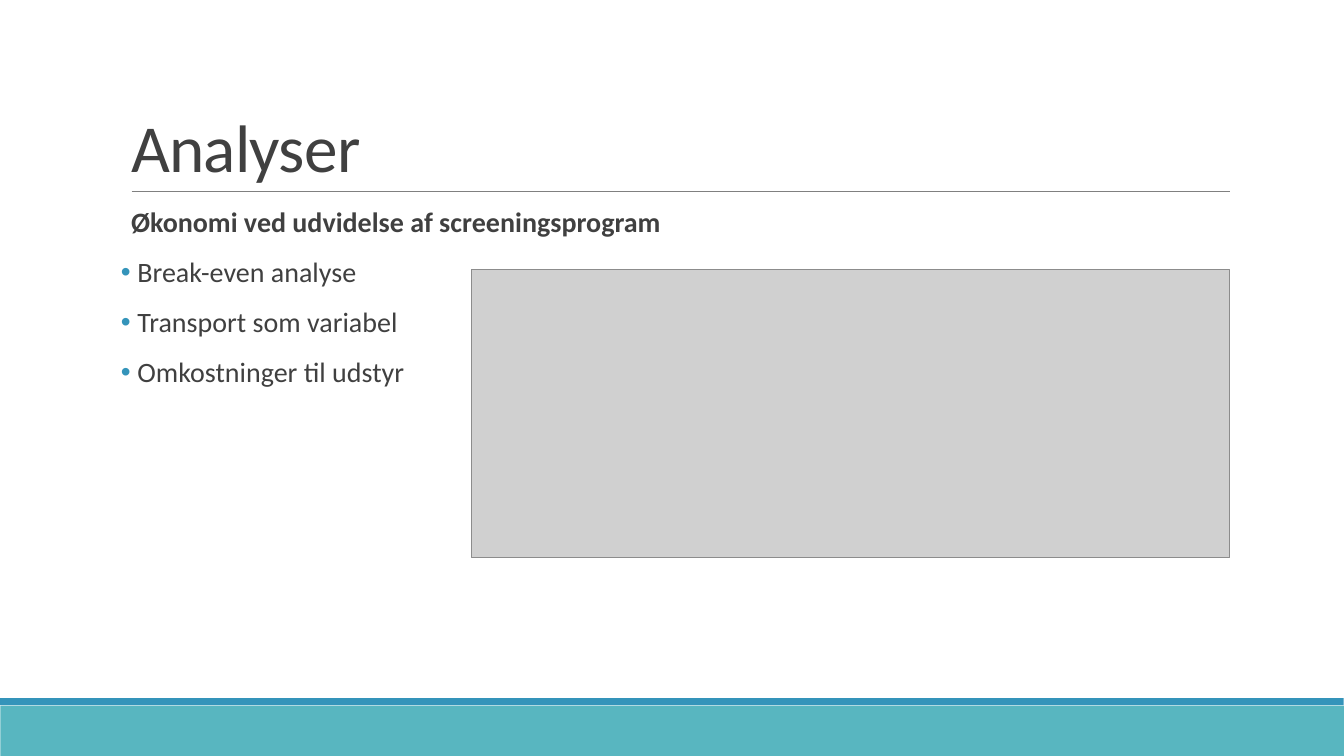
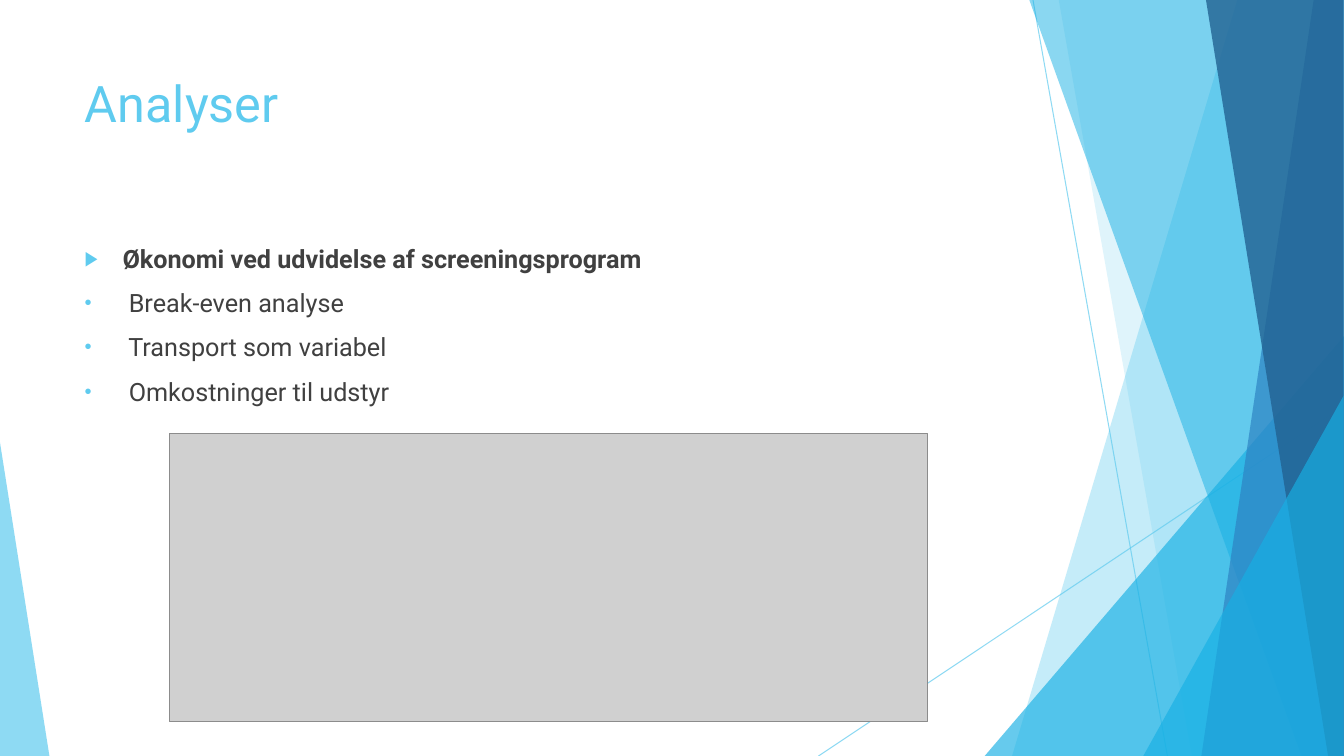
Before and after one commit to zeroregard/Automatic-Sonography, a slide deck: slide 7 of Præsentation_Eksamen.pptx. Drawn at 1344x756 pixels with LibreOffice and Linux fonts; fonts in the diff are those of the drawing; grey boxes stand for pictures. Boxes give left, top, right and bottom in pixels: in the first picture for what was removed or moved away, otherwise in the second. Text is boxed around its words. In the diff, an @@ line names an element or a change of style, - is before the commit and + after.

```diff
--- a/Præsentation_Eksamen.pptx
+++ b/Præsentation_Eksamen.pptx
@@ title "Analyser": place and size @@
-title "Analyser" at [131,125,361,183]
+title "Analyser" at [85,84,279,133]
@@ title "Analyser" at [85,84,279,133]: size 48 to 36 pt, font Calibri to Roboto, text colour #404040 to #5FCBEF, letter spacing -0.5 to 0 pt; line spacing 0.85 to 1; vertical alignment bottom to top @@
@@ line removed from (132, 192) to (1231, 192) @@
@@ text "Økonomi ved udvidelse af screeningsprogram": place and size @@
-text "Økonomi ved udvidelse af screeningsprogram" at [131,212,660,387]
+text "Økonomi ved udvidelse af screeningsprogram" at [123,249,641,407]
@@ text "Økonomi ved udvidelse af screeningsprogram" at [123,249,641,407]: size 20 to 18 pt, font Calibri to Roboto; bullet   to ▶; line spacing 0.9 to 1; less space between paragraphs; bullet colour #3494BA to #5FCBEF; indent changed @@
@@ group added at [0,0,1344,756]: 5 freeform shapes, 3 triangles, 2 lines @@
@@ picture: place and size @@
-picture at [472,269,1230,558]
+picture at [169,434,928,722]
@@ rectangle removed at [0,706,1344,756] @@
@@ rectangle removed at [0,699,1344,706] @@
```
Also in this commit, not shown: 12 other slides changed, 1 slide added, 1 slide removed, 1 other file.
